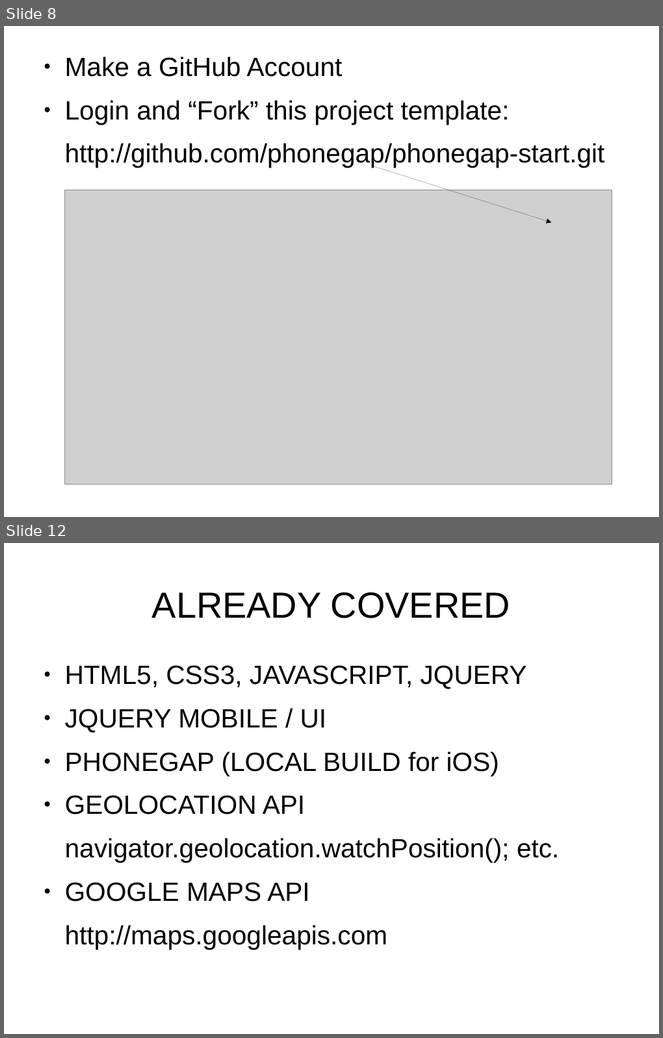
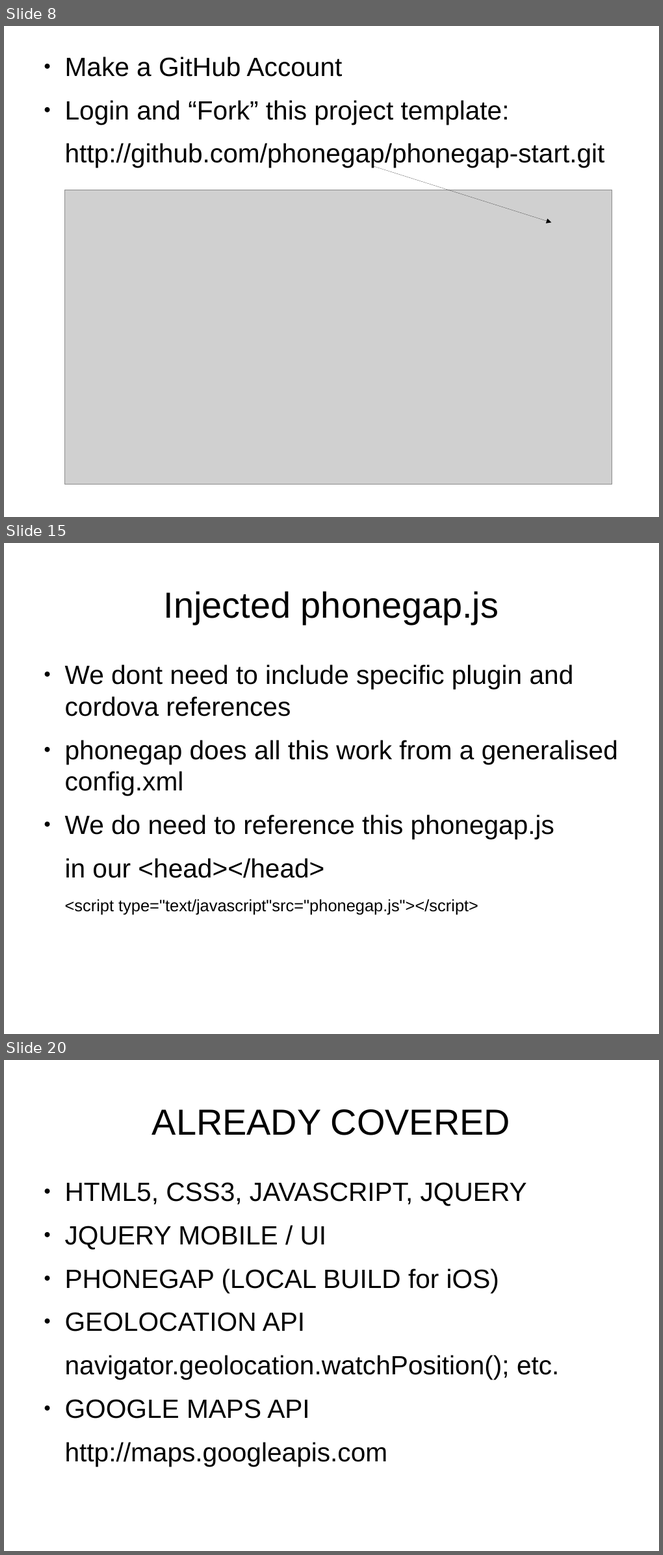
Before and after one commit to fpbu/mobappdev, a slide deck: phonegapbuild_workshop/phonegap_build_slides.odp. Shown one above the other, each under a label of ours: slides 8 and 12 before the commit, slides 8, 15 and 20 after it; the slides between them are not shown. The pictures are 663x1038 and 663x1555 pixels, drawn with LibreOffice and Linux fonts; fonts in the diff are those of the drawing; grey boxes stand for pictures. Boxes give left, top, right and bottom in pixels: in the first picture for what was removed or moved away, otherwise in the second. Text is boxed around its words. In the diff, an @@ line names an element or a change of style, - is before the commit and + after.

```diff
--- a/phonegapbuild_workshop/phonegap_build_slides.odp
+++ b/phonegapbuild_workshop/phonegap_build_slides.odp
@@ slide 15 added at [4,543,659,1034], background #FFFFFF @@
@@ title added at [164,591,499,624], 44 pt, text #000000 @@
+Injected phonegap.js
@@ text added at [65,665,618,915], 32 pt, text #000000 @@
+● We dont need to include specific plugin and cordova references
+● phonegap does all this work from a generalised config.xml
+● We do need to reference this phonegap.js
+in our <head></head>
+<script type="text/javascript"src="phonegap.js"></script>
@@ what was slide 12 is now slide 20 @@
```
Also in this commit, not shown: 2 slides changed, 20 other slides added, 4 slides removed, 1 other file.
